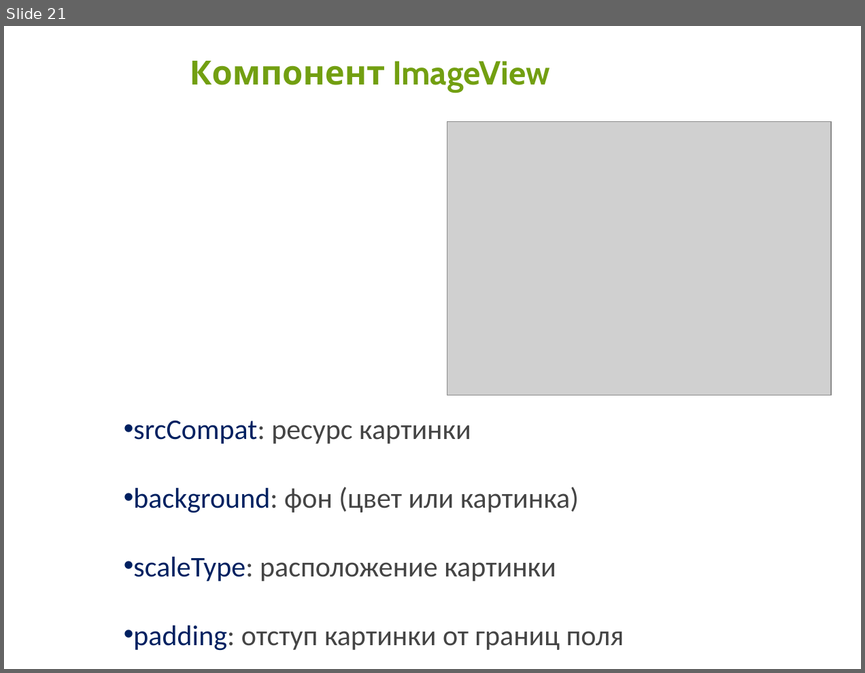
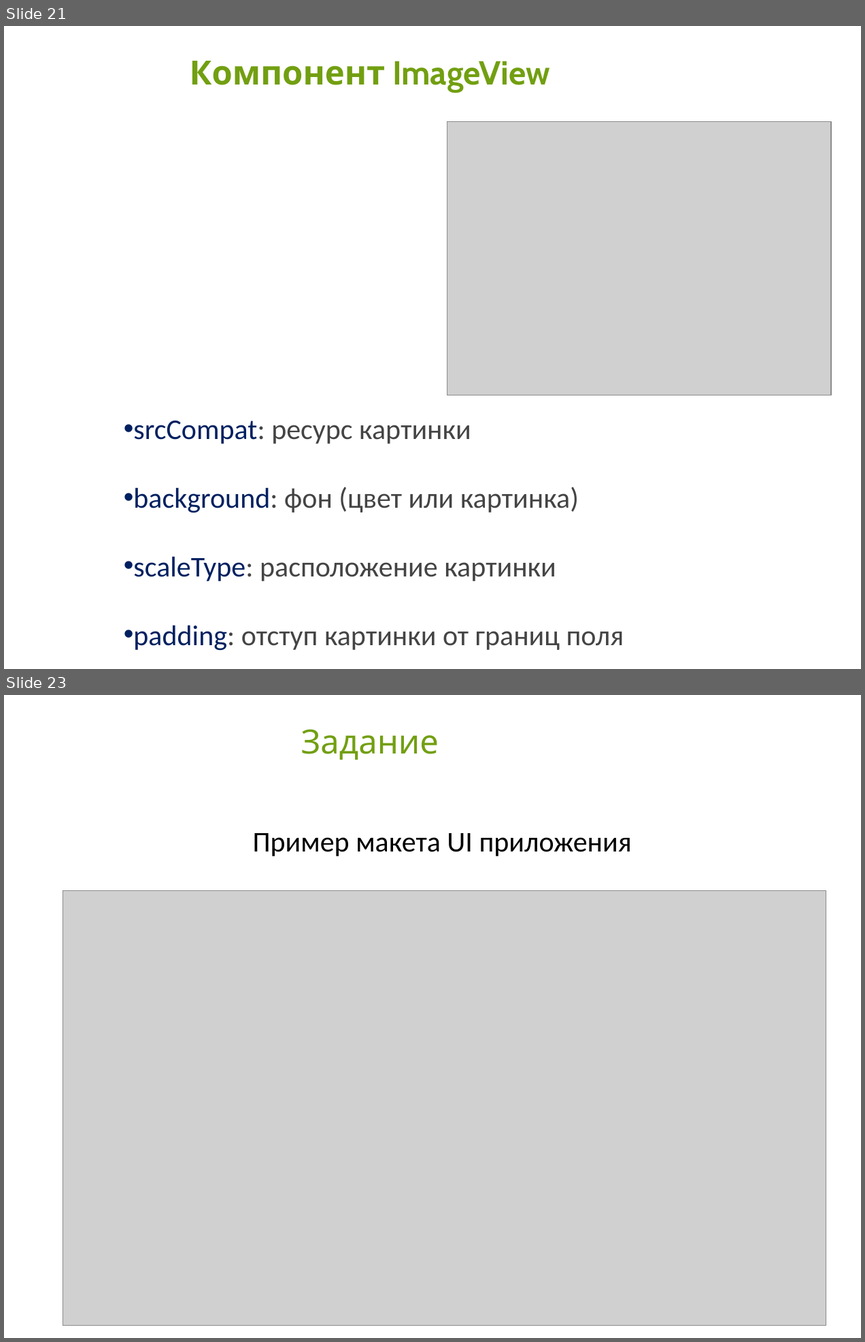
Before and after one commit to IriEfremova/LessonsCube, a slide deck: Samsung/Lesson4/LinearLayout.pptx. Shown one above the other, each under a label of ours: slide 21 before the commit, slides 21 and 23 after it; the slides between them are not shown. The pictures are 865x673 and 865x1342 pixels, drawn with LibreOffice and Linux fonts; fonts in the diff are those of the drawing; grey boxes stand for pictures; background and template pictures are left out. Boxes give left, top, right and bottom in pixels: in the first picture for what was removed or moved away, otherwise in the second. Text is boxed around its words. In the diff, an @@ line names an element or a change of style, - is before the commit and + after.

```diff
--- a/Samsung/Lesson4/LinearLayout.pptx
+++ b/Samsung/Lesson4/LinearLayout.pptx
@@ slide 23 added at (4, 695, 861, 1338), background picture (left out) @@
@@ title added at (301, 729, 439, 760), 28 pt, text #729F11 @@
+Задание
@@ text added at (253, 833, 632, 856), 24 pt, text #000000 @@
+Пример макета UI приложения
@@ picture added at (62, 890, 825, 1325) @@
```
Also in this commit, not shown: 1 other slide added, 1 slide removed, 3 other files.
